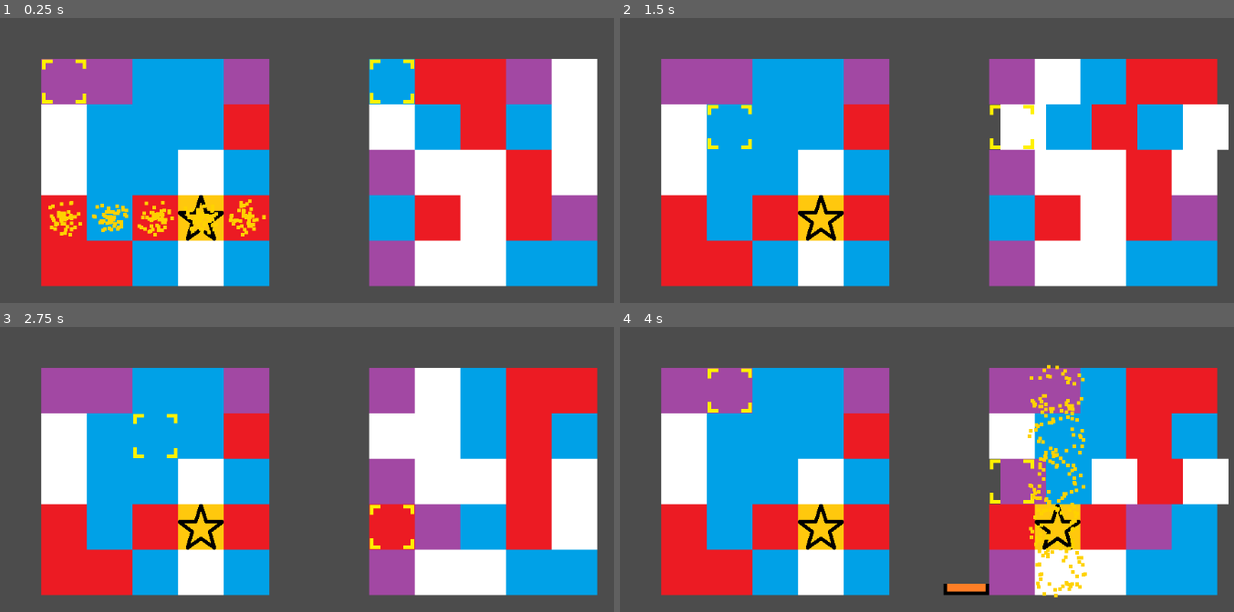
Above: before the commit, frames 1-4 (two rows, left to right).
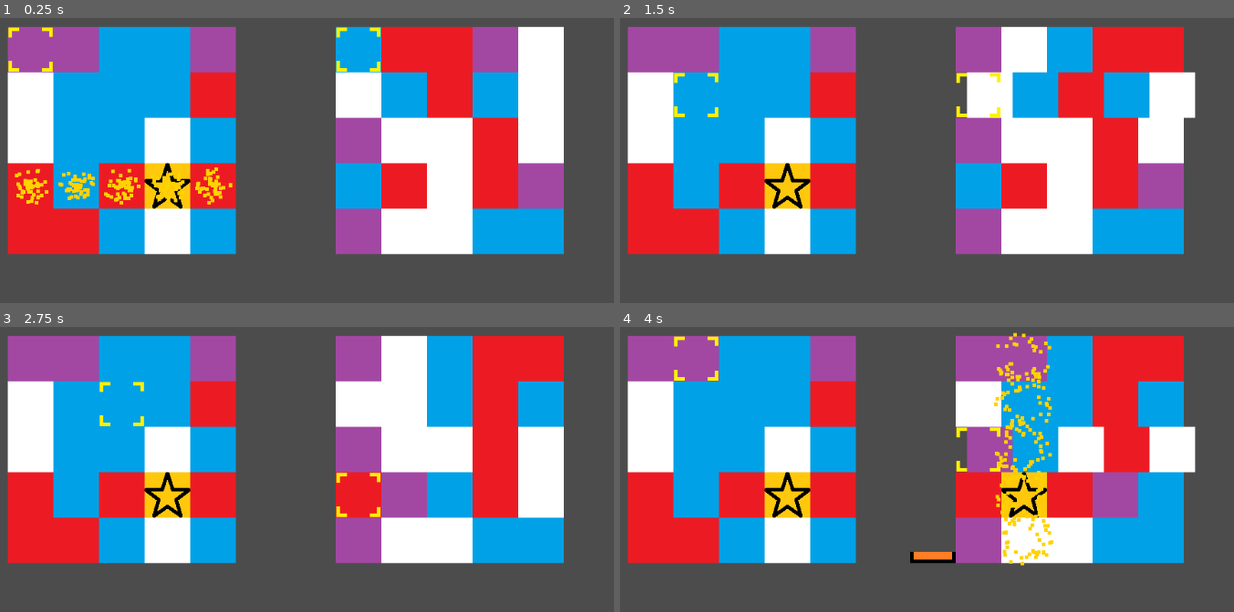
Above: after the commit, the same moments.

Repository: NolanWhitecotton/TilsVersus
Game: Godot game, scene res://Objects/Game/game.tscn
Same seed, same stepped clock (60 frames per second), same inputs: the game is played once before the commit and once after it.
Inputs:
- Up to frame 1 (0.25 s): no input
- Up to frame 2 (1.5 s): tap Enter (ui_accept) at 0.5, 0.6, 0.77, 1.07 s; hold D (cursor_right) 0.53-1.28 s; hold S (cursor_down) from 1.28 s (still down); tap Shift (select_move) at 1.35 s
- Up to frame 3 (2.75 s): tap Enter (ui_accept) at 1.52, 1.55, 1.82, 2.1 s; release S (cursor_down) at 2.03 s; hold D (cursor_right) from 2.03 s (still down)
- Up to frame 4 (4 s): release D (cursor_right) at 2.78 s; hold W (cursor_up) 2.78-3.53 s; tap Shift (select_move) at 2.85 s; tap Enter (ui_accept) at 3.02, 3.05, 3.32, 3.6, 3.77 s; hold A (cursor_left) from 3.53 s (still down)

The runs differ from the first frame. In frame 1, 61% of the frame differs, in the area x 1-98%, y 2-95%; in frame 2, 61%; in frame 3, 60%; in frame 4, 64%, in the area x 1-100%, y 1-95%.

Commit message:
Better centered the boards

Diff:
--- a/YoshisCookie/Objects/Game/game.gd
+++ b/YoshisCookie/Objects/Game/game.gd
@@ -31,6 +31,8 @@
 		board1.find_node("health").value = 0
 		board2.find_node("health").value = 0
 
+		get_tree().reload_current_scene()
+
 
 func checkForWinner():
 	#TODO better notification for the winner of the game
--- a/YoshisCookie/Objects/Game/game.tscn
+++ b/YoshisCookie/Objects/Game/game.tscn
@@ -8,19 +8,19 @@
 pos = 0
 
 [node name="board1" parent="." instance=ExtResource( 1 )]
-position = Vector2( 200, 260 )
+position = Vector2( 153, 215 )
 health_x_offset = 288
 
 [node name="board2" parent="." instance=ExtResource( 1 )]
-position = Vector2( 660, 260 )
+position = Vector2( 613, 215 )
 health_x_offset = -96
 isAI = true
 
 [node name="VictoryText" type="RichTextLabel" parent="."]
-margin_left = 413.021
-margin_top = 93.1361
-margin_right = 651.021
-margin_bottom = 133.136
+margin_left = 422.589
+margin_top = 89.2498
+margin_right = 622.589
+margin_bottom = 136.25
 bbcode_enabled = true
 __meta__ = {
 "_edit_use_anchors_": false
